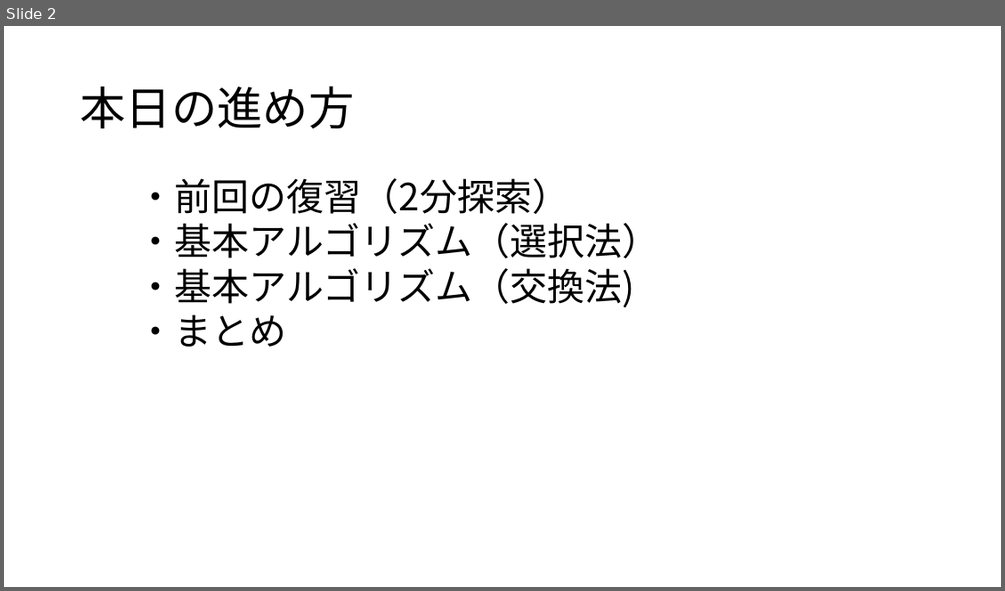
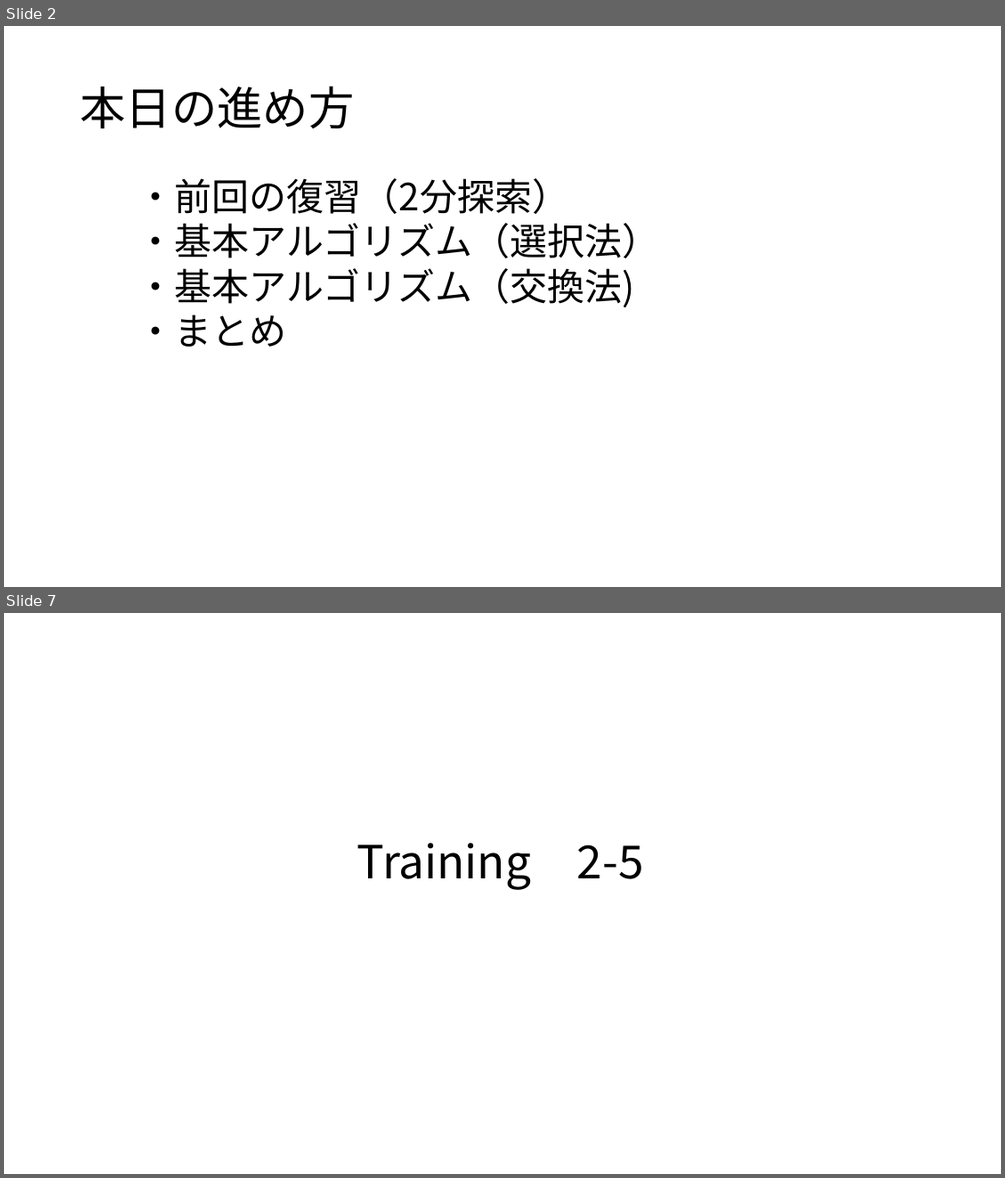
Before and after one commit to masakage/algorithm, a slide deck: docs/第11回選択法交換法アルゴリズム .pptx. Shown one above the other, each under a label of ours: slide 2 before the commit, slides 2 and 7 after it; the slides between them are not shown. The pictures are 1005x591 and 1005x1178 pixels, drawn with LibreOffice and Linux fonts; fonts in the diff are those of the drawing. Boxes give left, top, right and bottom in pixels: in the first picture for what was removed or moved away, otherwise in the second. Text is boxed around its words. In the diff, an @@ line names an element or a change of style, - is before the commit and + after.

```diff
--- a/docs/第11回選択法交換法アルゴリズム .pptx
+++ b/docs/第11回選択法交換法アルゴリズム .pptx
@@ slide 7 added at bbox=[4, 613, 1001, 1174], background #FFFFFF @@
@@ title added at bbox=[357, 843, 644, 890], 44 pt, text #000000 @@
+Training 2-5
```
Also in this commit, not shown: 3 slides changed, 1 other slide added.
